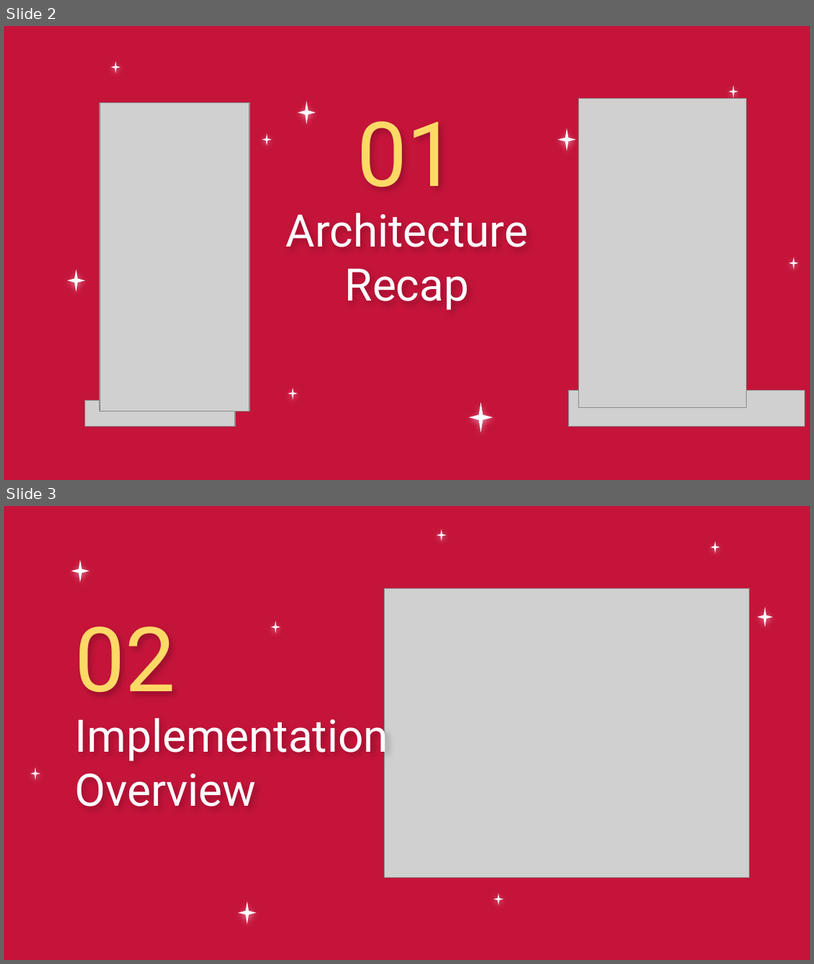
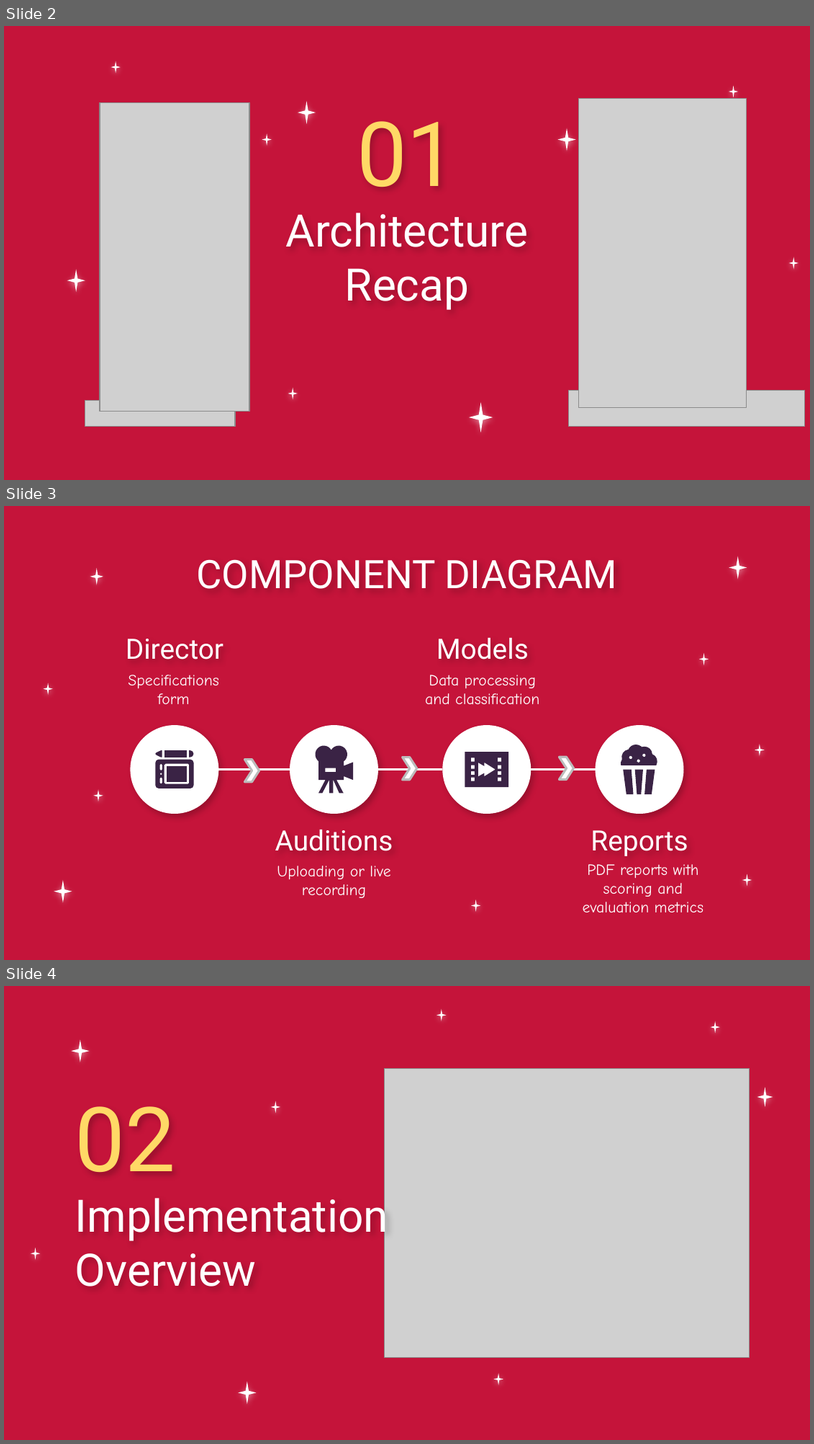
Before and after one commit to MiraPhilip12/Graduation_Project_ESLSCA, a slide deck: Milestone 4/Graduation_Project_Milestone4.pptx. Shown one above the other, each under a label of ours: slides 2 and 3 before the commit, slides 2, 3 and 4 after it. The pictures are 814x964 and 814x1444 pixels, drawn with LibreOffice and Linux fonts; fonts in the diff are those of the drawing; grey boxes stand for pictures; background and template pictures are left out. Boxes give left, top, right and bottom in pixels: in the first picture for what was removed or moved away, otherwise in the second. Text is boxed around its words. In the diff, an @@ line names an element or a change of style, - is before the commit and + after.

```diff
--- a/Milestone 4/Graduation_Project_Milestone4.pptx
+++ b/Milestone 4/Graduation_Project_Milestone4.pptx
@@ slide 3 added at box(4, 506, 810, 960), background picture (left out) @@
@@ title added at box(196, 559, 617, 589), 35 pt, text #FFFFFF @@
+COMPONENT DIAGRAM
@@ text added at box(126, 638, 224, 659), 25 pt, text #FFFFFF @@
+Director
@@ text added at box(437, 638, 529, 659), 25 pt, text #FFFFFF @@
+Models
@@ text added at box(128, 674, 219, 704), 14 pt, text #FFFFFF @@
+Specifications form
@@ text added at box(425, 674, 540, 705), 14 pt, text #FFFFFF @@
+Data processing and classification
@@ ellipse added at box(131, 726, 219, 814), fill #FFFFFF @@
@@ ellipse added at box(291, 726, 379, 814), fill #FFFFFF @@
@@ ellipse added at box(442, 726, 531, 814), fill #FFFFFF @@
@@ ellipse added at box(596, 726, 684, 814), fill #FFFFFF @@
@@ group added at box(156, 750, 194, 788): 5 freeform shapes @@
@@ chevron added at box(245, 759, 260, 782), fill #FFFFFF, outline #BDBDBD 2 pt @@
@@ freeform shape added at box(315, 746, 354, 793), fill #3A2345 @@
@@ chevron added at box(402, 757, 417, 780), fill #FFFFFF, outline #BDBDBD 2 pt @@
@@ freeform shape added at box(466, 752, 509, 788), fill #3A2345 @@
@@ chevron added at box(560, 757, 574, 780), fill #FFFFFF, outline #BDBDBD 2 pt @@
@@ line added from (219, 769) to (291, 769), #FFFFFF 1.5 pt @@
@@ line added from (378, 769) to (442, 769), #FFFFFF 1.5 pt @@
@@ line added from (531, 769) to (596, 769), #FFFFFF 1.5 pt @@
@@ group added at box(621, 745, 660, 794): 4 freeform shapes @@
@@ text added at box(275, 829, 394, 851), 25 pt, text #FFFFFF @@
+Auditions
@@ text added at box(591, 830, 688, 856), 25 pt, text #FFFFFF @@
+Reports
@@ text added at box(277, 865, 391, 898), 14 pt, text #FFFFFF @@
+Uploading or live recording
@@ text added at box(583, 864, 704, 912), 14 pt, text #FFFFFF @@
+PDF reports with scoring and evaluation metrics
@@ group added at box(44, 556, 764, 911): 9 stars @@
@@ what was slide 3 is now slide 4 @@
```
Also in this commit, not shown: 2 slides changed, 1 other slide added, 3 slides removed.
